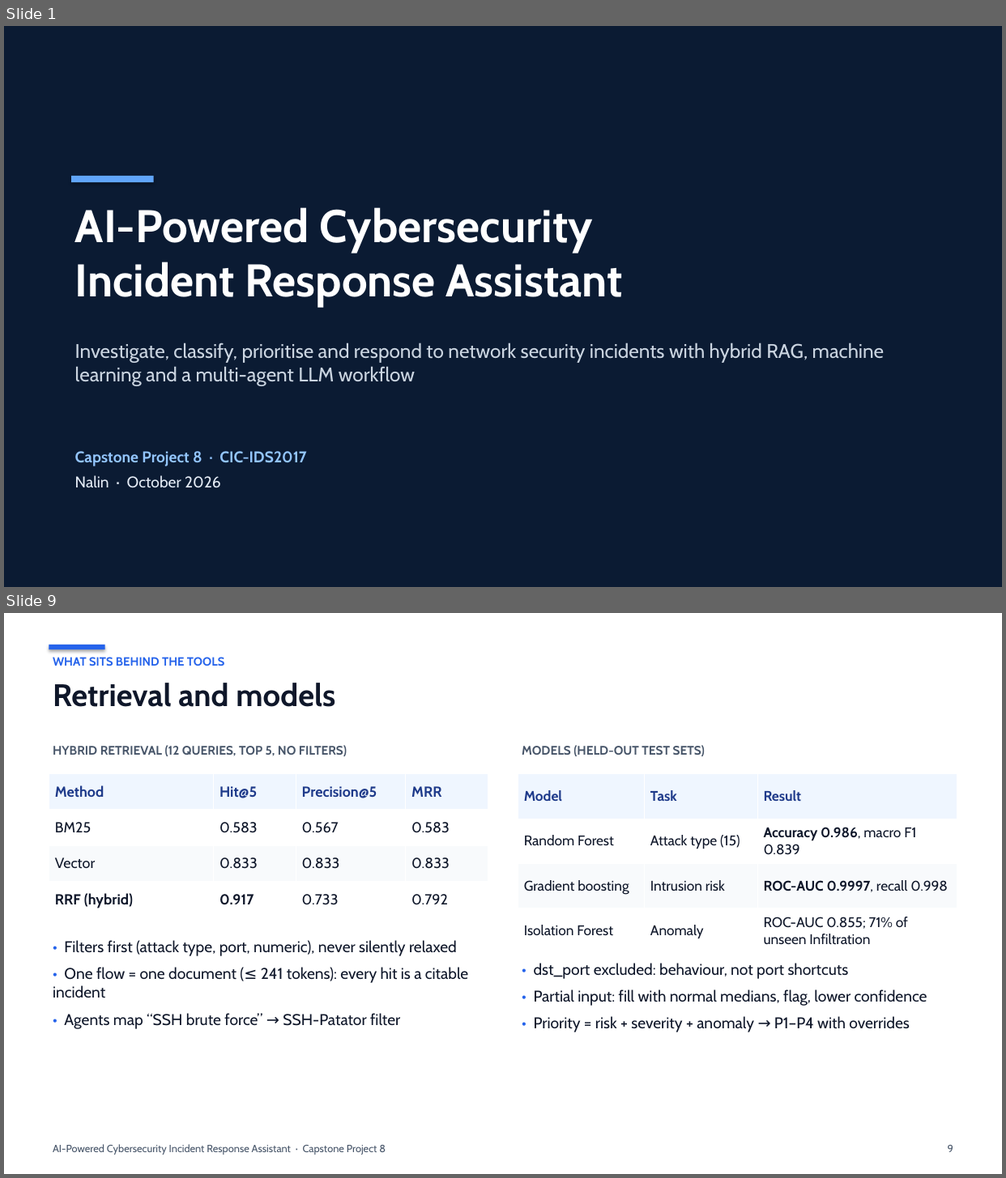
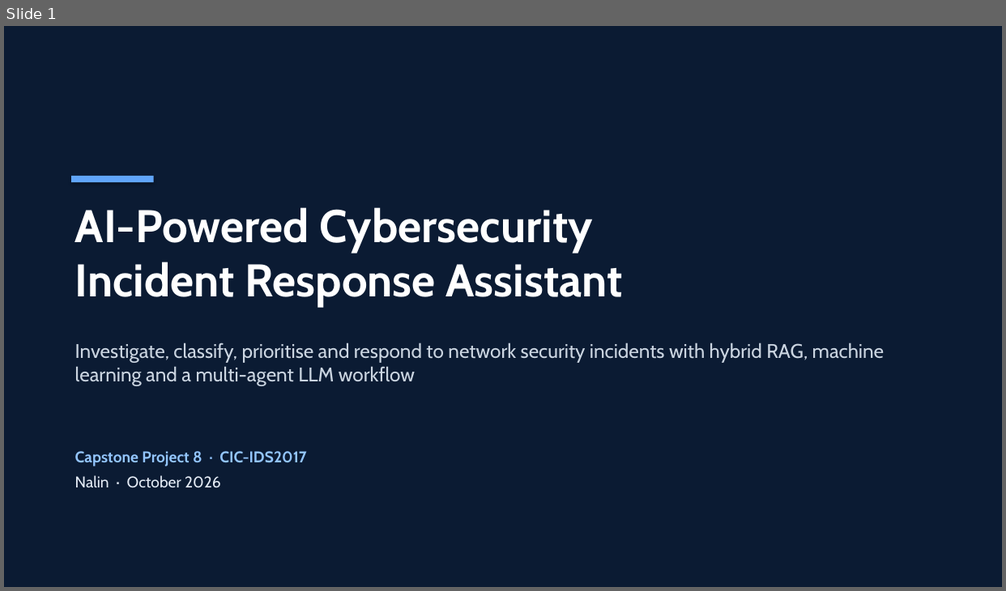
Before and after one commit to nlnkrthk/Cybersecurity-assistant, a slide deck: presentation/Project_Presentation.pptx. Shown one above the other, each under a label of ours: slides 1 and 9 before the commit, slide 1 after it; the slides between them are not shown. The pictures are 1006x1178 and 1006x591 pixels, drawn with LibreOffice and Linux fonts; fonts in the diff are those of the drawing. Boxes give left, top, right and bottom in pixels: in the first picture for what was removed or moved away, otherwise in the second. Text is boxed around its words. In the diff, an @@ line names an element or a change of style, - is before the commit and + after.

```diff
--- a/presentation/Project_Presentation.pptx
+++ b/presentation/Project_Presentation.pptx
@@ slide 9 removed at (x1=4, y1=613, x2=1002, y2=1174), background #FFFFFF @@
@@ rectangle removed at (x1=49, y1=645, x2=105, y2=649) @@
@@ text removed at (x1=53, y1=657, x2=224, y2=666) @@
-WHAT SITS BEHIND THE TOOLS
@@ text removed at (x1=53, y1=683, x2=335, y2=707) @@
-Retrieval and models
@@ text removed at (x1=53, y1=745, x2=347, y2=756) @@
-HYBRID RETRIEVAL (12 QUERIES, TOP 5, NO FILTERS)
@@ text removed at (x1=522, y1=745, x2=705, y2=756) @@
-MODELS (HELD-OUT TEST SETS)
@@ table removed at (x1=49, y1=774, x2=488, y2=918), 4 rows, 4 columns @@
-Method | Hit@5 | Precision@5 | MRR
-BM25 | 0.583 | 0.567 | 0.583
-Vector | 0.833 | 0.833 | 0.833
-RRF (hybrid) | 0.917 | 0.733 | 0.792
@@ table removed at (x1=518, y1=774, x2=957, y2=954), 4 rows, 3 columns @@
-Model | Task | Result
-Random Forest | Attack type (15) | Accuracy 0.986, macro F1 0.839
-Gradient boosting | Intrusion risk | ROC-AUC 0.9997, recall 0.998
-Isolation Forest | Anomaly | ROC-AUC 0.855; 71% of unseen Infiltration
@@ text removed at (x1=53, y1=940, x2=468, y2=1029) @@
-• Filters first (attack type, port, numeric), never silently relaxed
-• One flow = one document (≤ 241 tokens): every hit is a citable incident
-• Agents map “SSH brute force” → SSH-Patator filter
@@ text removed at (x1=534, y1=963, x2=927, y2=1006) @@
-• dst_port excluded: behaviour, not port shortcuts
-• Partial input: fill with normal medians, flag, lower confidence
-• Priority = risk + severity + anomaly → P1–P4 with overrides
@@ text removed at (x1=53, y1=1144, x2=386, y2=1155) @@
-AI-Powered Cybersecurity Incident Response Assistant · Capstone Project 8
@@ text removed at (x1=948, y1=1145, x2=953, y2=1152) @@
-9
```
Also in this commit, not shown: 5 slides changed, 9 slides added, 7 other slides removed, 2 other files.
